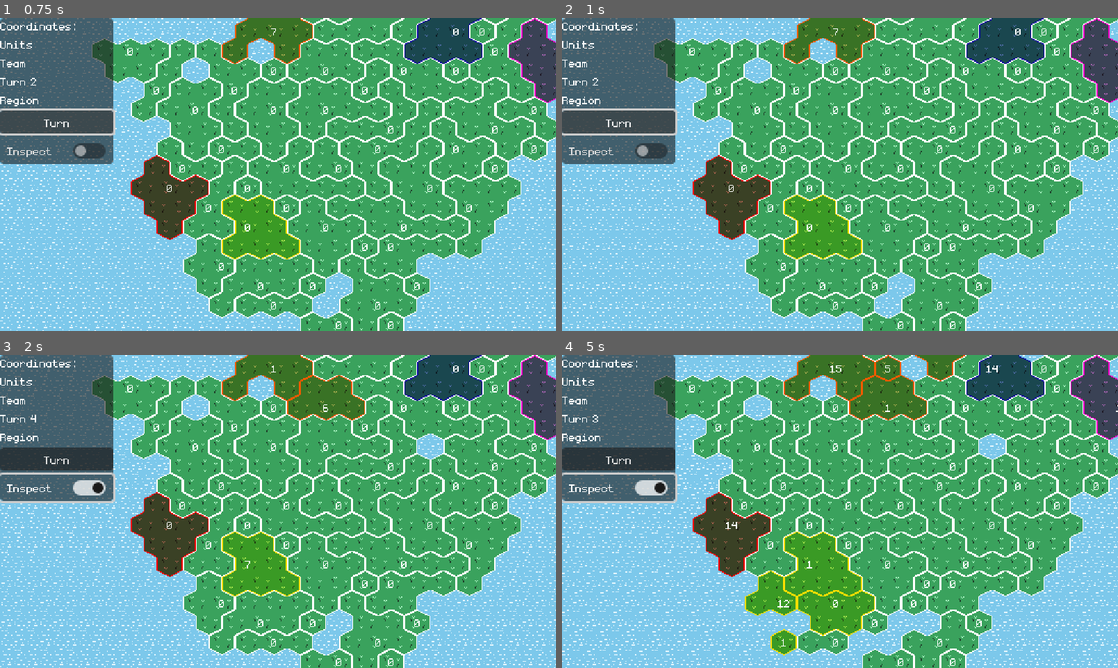
Above: before the commit, frames 1-4 (two rows, left to right).
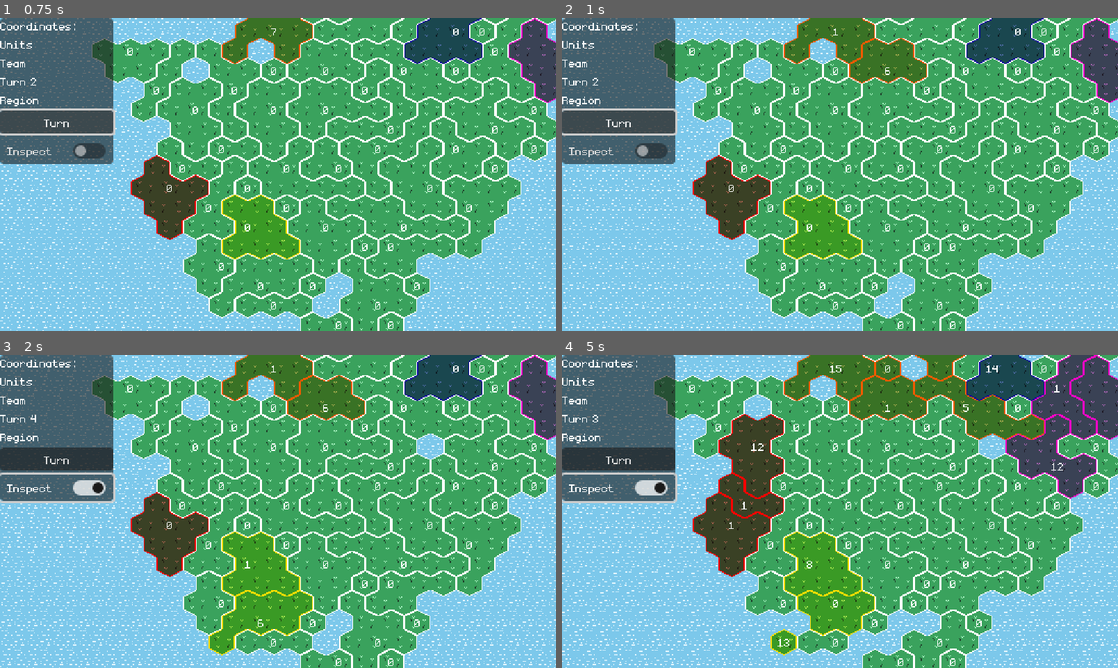
Above: after the commit, the same moments.

Repository: feored/LD54
Game: Godot game, scene res://scenes/main.tscn
The game is run twice, just before and just after one commit, with the same random seed, the same clock (stepped at 60 frames per second) and the same inputs.
Inputs:
- Up to frame 1 (0.75 s): click "Turn" at 0.5 s
- Up to frame 2 (1 s): no input
- Up to frame 3 (2 s): click "Inspect" at 1.25 s
- Up to frame 4 (5 s): click "Turn" at 2 s; click "Inspect" at 2.75 s; click "Turn" at 3.5 s; click "Inspect" at 4.25 s

Frame 1 is identical in both runs. In frame 2, 1.5% of the frame differs, in the area x 48-66%, y 3-21%; in frame 3, 2.1%; in frame 4, 9.5%, in the area x 28-100%, y 0-94%.
Error in both runs: Invalid access to property or key '1' on a base object of type 'Dictionary'. (res://scenes/main.gd:105)

Commit message:
fix bots dictionnary

Diff:
--- a/scenes/main.gd
+++ b/scenes/main.gd
@@ -86,12 +86,12 @@
 		for team in teams_alive:
 			units_per_team[team] = 0
 			for region in self.world.regions:
-				if region.team == team:
-					units_per_team[team] += region.units
+				if self.world.regions[region].team == team:
+					units_per_team[team] += self.world.regions[region].units
 			if units_per_team[team] > winning_units:
 				winner = team
 				winning_units = units_per_team[team]
-		print("No more possible moves! ", winner, " won with", winning_units, " !")
+		print("No more possible moves! ", winner, " won with ", winning_units, " units!")
 		get_tree().quit()
 
 func get_teams_alive():
@@ -102,7 +102,7 @@
 	return teams_alive
 
 func bots_play():
-	var bot_action = self.bots[self.turn].play_turn(self.world)
+	var bot_action = self.bots[to_team_id(self.turn)].play_turn(self.world)
 	apply_action(bot_action)
 	self.actions_history.append(bot_action)
 
--- a/world/gen.gd
+++ b/world/gen.gd
@@ -26,7 +26,6 @@
 
 
 func init_world():
-	print("World center", Constants.WORLD_CENTER)
 	tile_water()
 	generate_island()
 
@@ -175,7 +174,6 @@
 func generate_disaster():
 	# only sinking tiles for now
 	var deleted_cell = Utils.pick_tile_to_sink(self.tiles.values())
-	print("Deleting cell at", deleted_cell.coords, " with distance ", Utils.distance_from_center(deleted_cell))
 	var deleted_cell_region = deleted_cell.region
 	delete_cell(deleted_cell.coords)
 	recalculate_region(deleted_cell_region)
